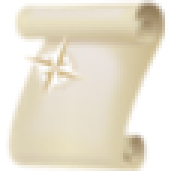
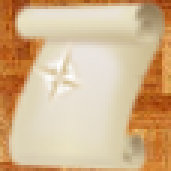
Comparing the layer stacks of the two 171px x 171px images. Changes:
painted on "compass" over [21, 33, 87, 108]
added layer "Background" over [0, 0, 171, 171]
